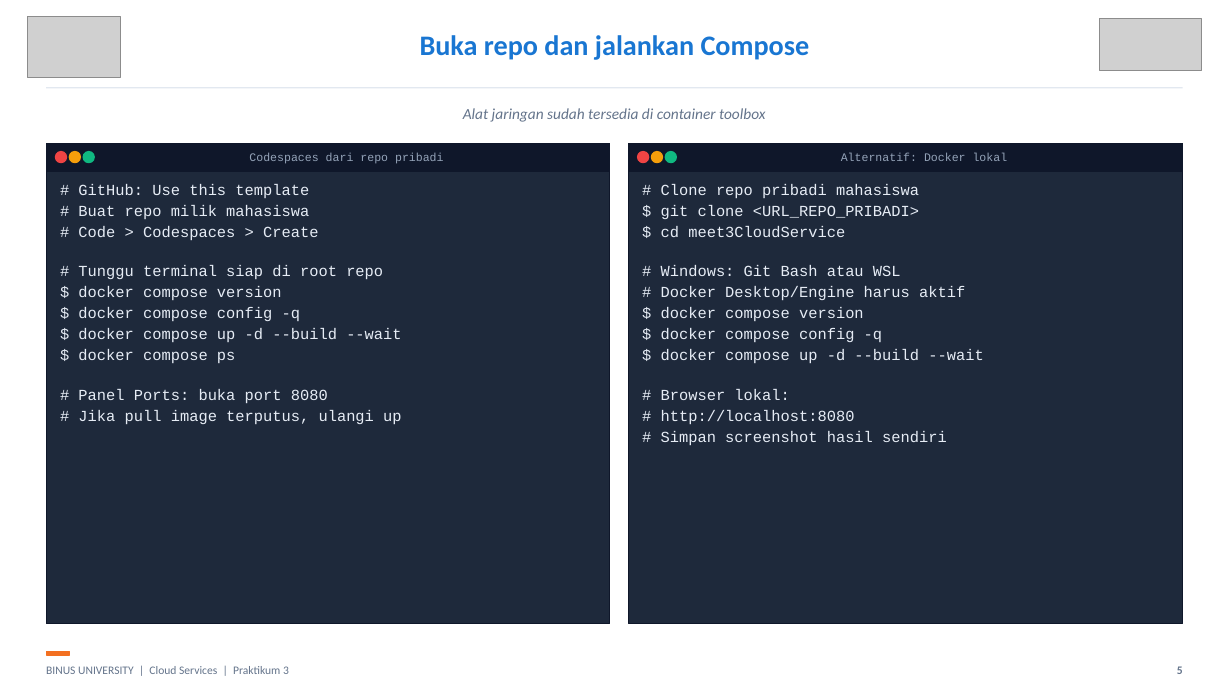
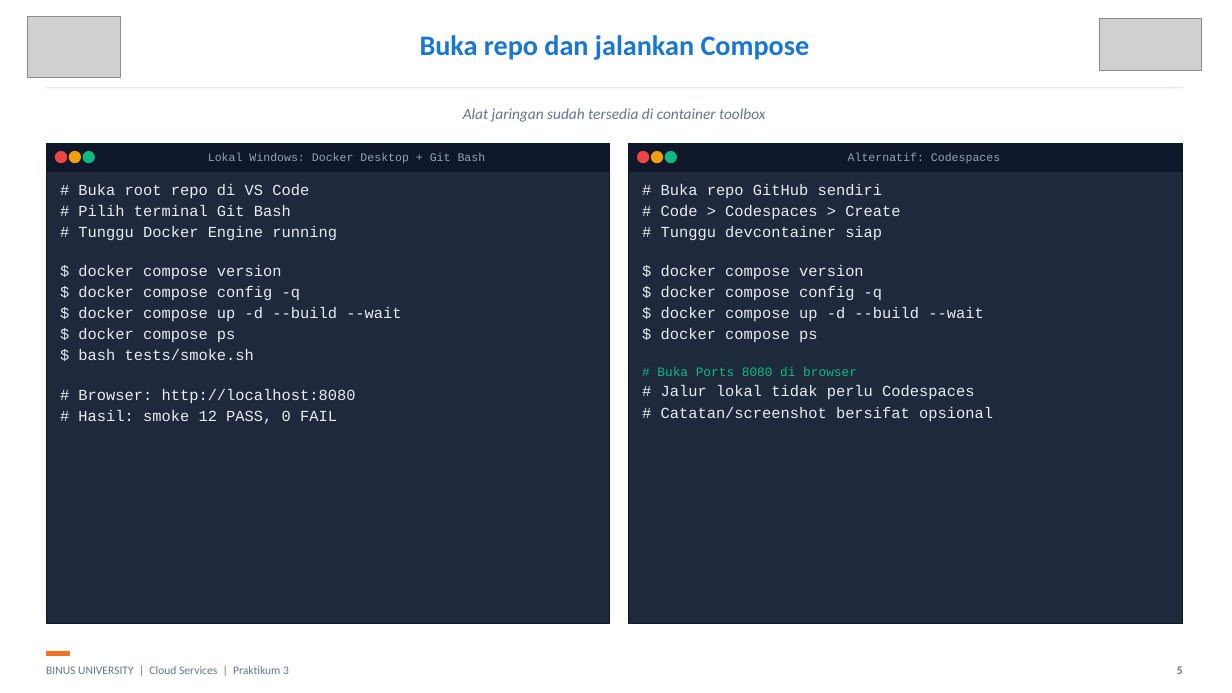
Before and after one commit to SeedFlora/meet3CloudService, a slide deck: slide 5 of slides/LAB03_Networking_Revisi_Bukti_Live.pptx. Drawn at 1232x693 pixels with LibreOffice and Linux fonts; fonts in the diff are those of the drawing; grey boxes stand for pictures. Boxes give left, top, right and bottom in pixels: in the first picture for what was removed or moved away, otherwise in the second. Text is boxed around its words. In the diff, an @@ line names an element or a change of style, - is before the commit and + after.

Commit message:
Simplify local Lab 03 teaching flow and correct examples

```diff
--- a/slides/LAB03_Networking_Revisi_Bukti_Live.pptx
+++ b/slides/LAB03_Networking_Revisi_Bukti_Live.pptx
@@ text at (208, 153, 486, 164): text changed @@
-Codespaces dari repo pribadi
+Lokal Windows: Docker Desktop + Git Bash
@@ text at (848, 153, 1000, 163): text changed @@
-Alternatif: Docker lokal
+Alternatif: Codespaces
@@ text at (78, 184, 337, 240): text changed @@
-# GitHub: Use this template
-# Buat repo milik mahasiswa
-# Code > Codespaces > Create
-# Tunggu terminal siap di root repo
+# Buka root repo di VS Code
+# Pilih terminal Git Bash
+# Tunggu Docker Engine running
@@ text at (661, 184, 900, 240): text changed @@
-# Clone repo pribadi mahasiswa
-$ git clone <URL_REPO_PRIBADI>
-$ cd meet3CloudService
-# Windows: Git Bash atau WSL
-# Docker Desktop/Engine harus aktif
+# Buka repo GitHub sendiri
+# Code > Codespaces > Create
+# Tunggu devcontainer siap
@@ text at (657, 328, 993, 421): text changed @@
-# Browser lokal:
-# http://localhost:8080
-# Simpan screenshot hasil sendiri
+$ docker compose ps
+# Buka Ports 8080 di browser
+# Jalur lokal tidak perlu Codespaces
+# Catatan/screenshot bersifat opsional
@@ text at (78, 349, 356, 424): text changed @@
-# Panel Ports: buka port 8080
-# Jika pull image terputus, ulangi up
+$ bash tests/smoke.sh
+# Browser: http://localhost:8080
+# Hasil: smoke 12 PASS, 0 FAIL
```
Also in this commit, not shown: 7 other slides changed, 7 other files.
